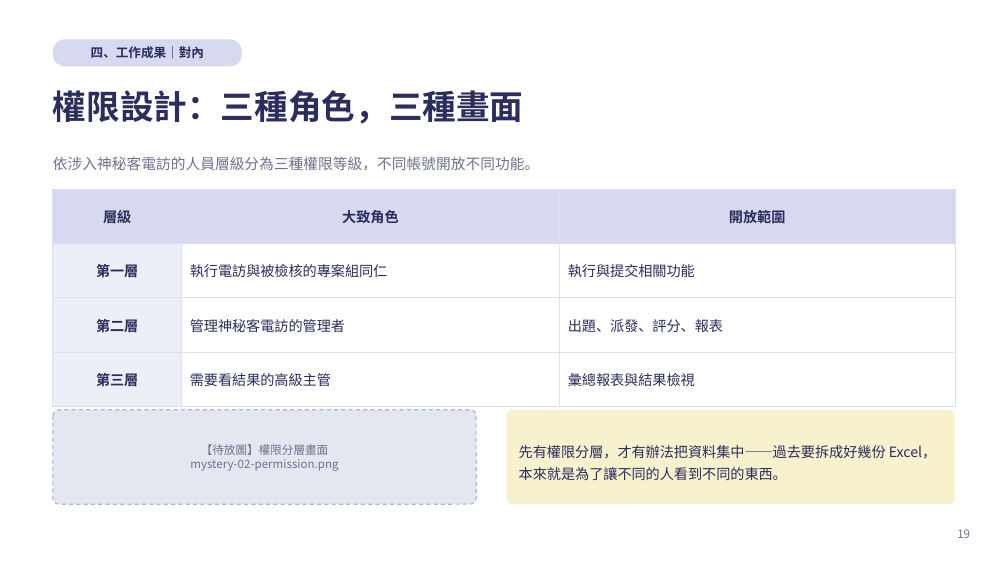
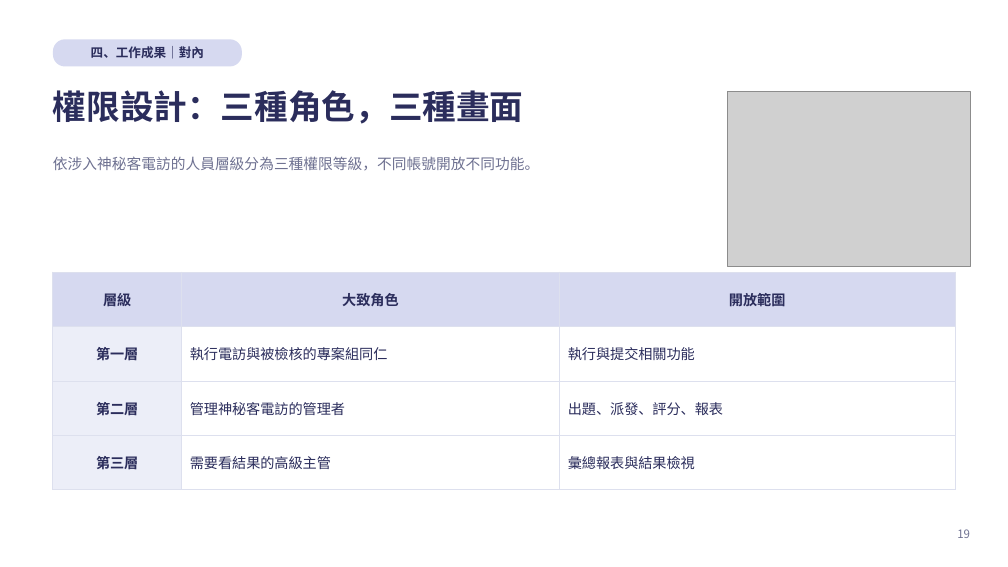
Before and after one commit to kirihuang-bit/freshman-report, a slide deck: slide 19 of 黃家朗新人報告.pptx. Drawn at 1008x567 pixels with LibreOffice and Linux fonts; fonts in the diff are those of the drawing; grey boxes stand for pictures. Boxes give left, top, right and bottom in pixels: in the first picture for what was removed or moved away, otherwise in the second. Text is boxed around its words. In the diff, an @@ line names an element or a change of style, - is before the commit and + after.

```diff
--- a/黃家朗新人報告.pptx
+++ b/黃家朗新人報告.pptx
@@ picture added at (x1=727, y1=92, x2=971, y2=267) @@
@@ table moved from (x1=53, y1=189, x2=955, y2=407) to (x1=53, y1=272, x2=955, y2=490) @@
@@ rounded rectangle removed at (x1=53, y1=410, x2=476, y2=504) @@
@@ rounded rectangle removed at (x1=507, y1=410, x2=955, y2=504) @@
-先有權限分層，才有辦法把資料集中——過去要拆成好幾份 Excel，本來就是為了讓不同的人看到不同的東西。
@@ text removed at (x1=190, y1=444, x2=338, y2=471) @@
-【待放圖】權限分層畫面
-mystery-02-permission.png
```
Also in this commit, not shown: 5 other slides changed, 5 slides added, 7 slides removed, 1 other file.
